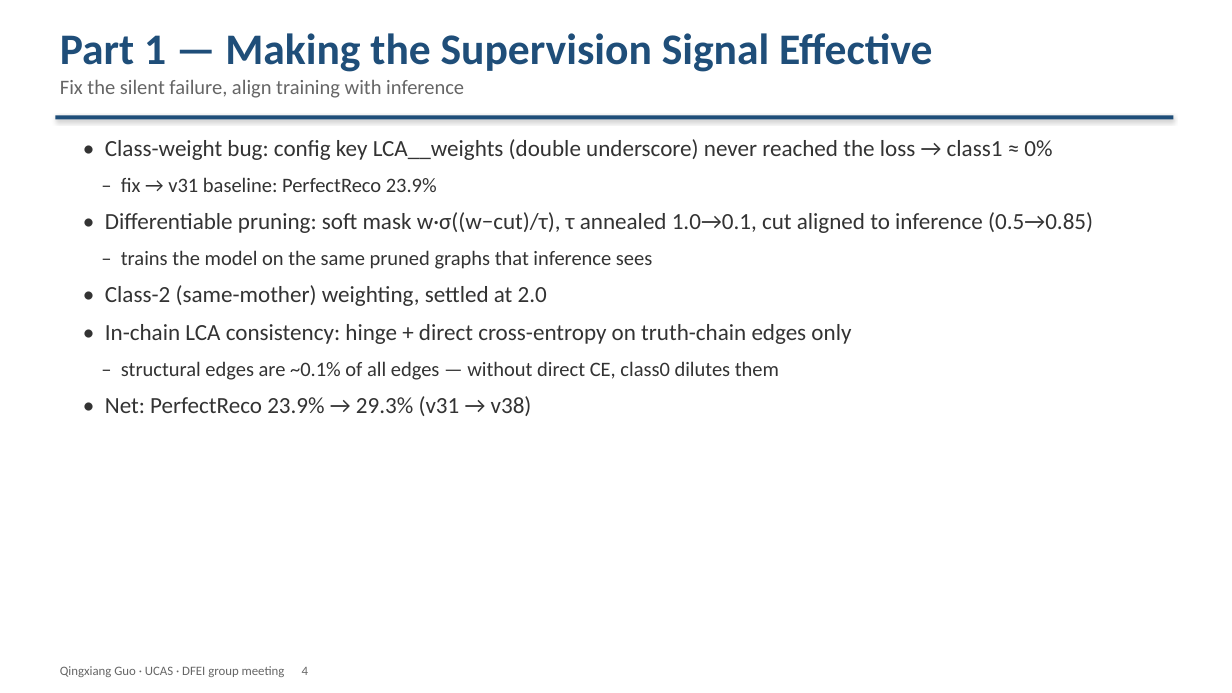
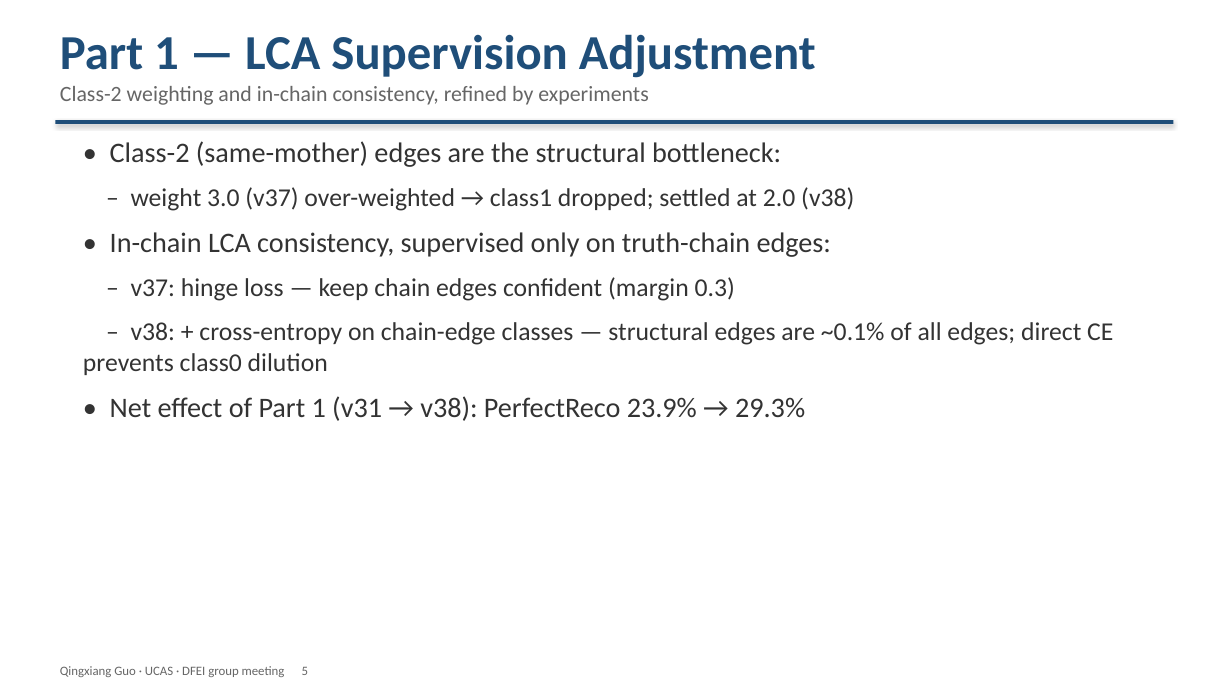
Before and after one commit to Aniedrew/dfei_ift, a slide deck: slide 5 of meeting_figs/DFEI_progress_20260902_EN.pptx (slide 4 before the commit). Drawn at 1232x693 pixels with LibreOffice and Linux fonts; fonts in the diff are those of the drawing. Boxes give left, top, right and bottom in pixels: in the first picture for what was removed or moved away, otherwise in the second. Text is boxed around its words. In the diff, an @@ line names an element or a change of style, - is before the commit and + after.

```diff
--- a/meeting_figs/DFEI_progress_20260902_EN.pptx
+++ b/meeting_figs/DFEI_progress_20260902_EN.pptx
@@ text at (60, 34, 816, 105): text changed; size 16 to 17 pt @@
-Part 1 — Making the Supervision Signal Effective
-Fix the silent failure, align training with inference
+Part 1 — LCA Supervision Adjustment
+Class-2 weighting and in-chain consistency, refined by experiments
@@ rectangle: place and size @@
-rectangle at (55, 116, 1174, 119)
+rectangle at (55, 120, 1174, 124)
@@ text at (83, 141, 1113, 421): text changed; size 18 to 20 pt @@
-• Class-weight bug: config key LCA__weights (double underscore) never reached the loss → class1 ≈ 0%
-– fix → v31 baseline: PerfectReco 23.9%
-• Differentiable pruning: soft mask w·σ((w−cut)/τ), τ annealed 1.0→0.1, cut aligned to inference (0.5→0.85)
-– trains the model on the same pruned graphs that inference sees
-• Class-2 (same-mother) weighting, settled at 2.0
-• In-chain LCA consistency: hinge + direct cross-entropy on truth-chain edges only
-– structural edges are ~0.1% of all edges — without direct CE, class0 dilutes them
-• Net: PerfectReco 23.9% → 29.3% (v31 → v38)
+• Class-2 (same-mother) edges are the structural bottleneck:
+– weight 3.0 (v37) over-weighted → class1 dropped; settled at 2.0 (v38)
+• In-chain LCA consistency, supervised only on truth-chain edges:
+– v37: hinge loss — keep chain edges confident (margin 0.3)
+– v38: + cross-entropy on chain-edge classes — structural edges are ~0.1% of all edges; direct CE prevents class0 dilution
+• Net effect of Part 1 (v31 → v38): PerfectReco 23.9% → 29.3%
@@ text at (60, 666, 308, 677): text changed @@
-Qingxiang Guo · UCAS · DFEI group meeting 4
+Qingxiang Guo · UCAS · DFEI group meeting 5
```
Also in this commit, not shown: 10 other slides changed, 1 slide added, 2 other files.
